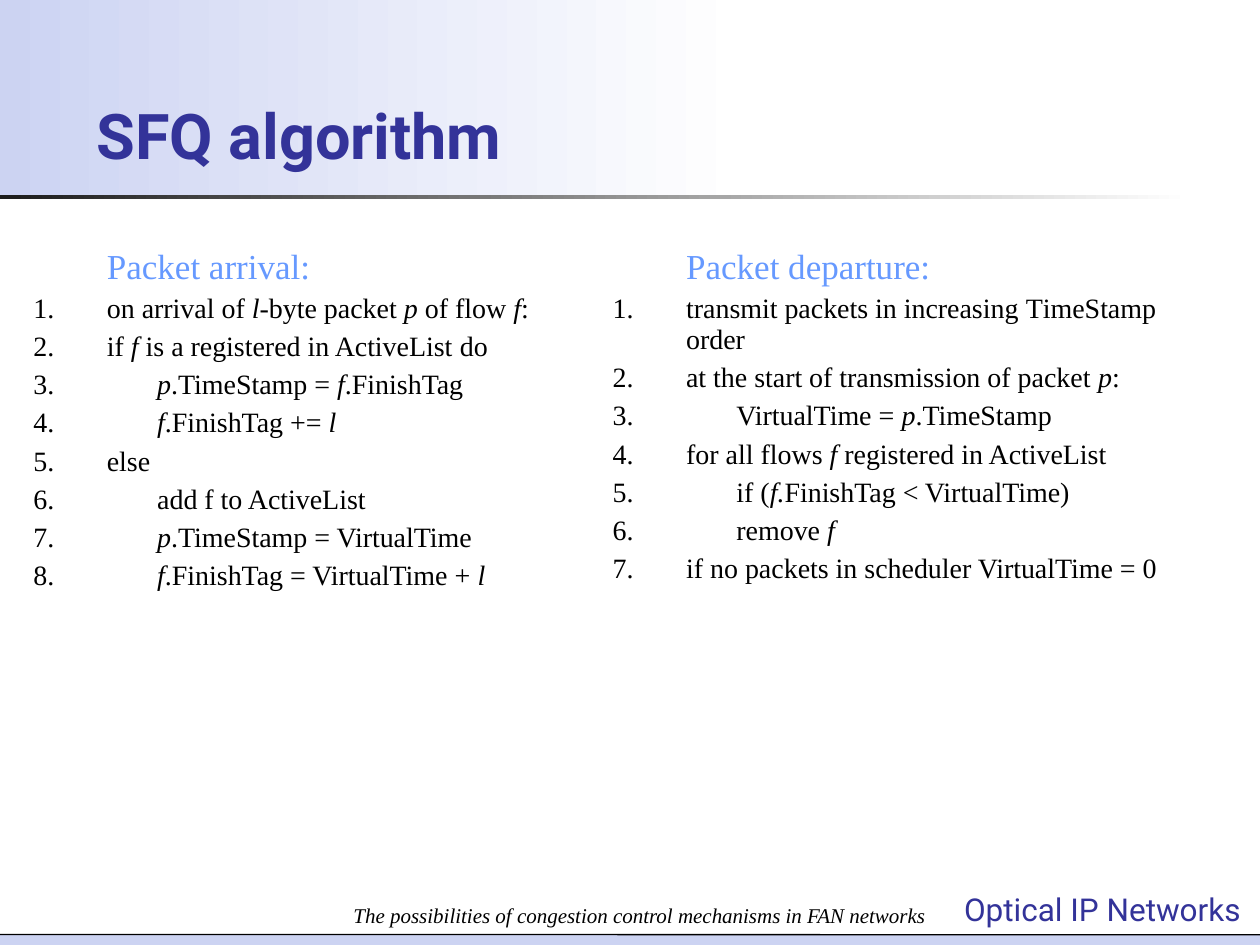
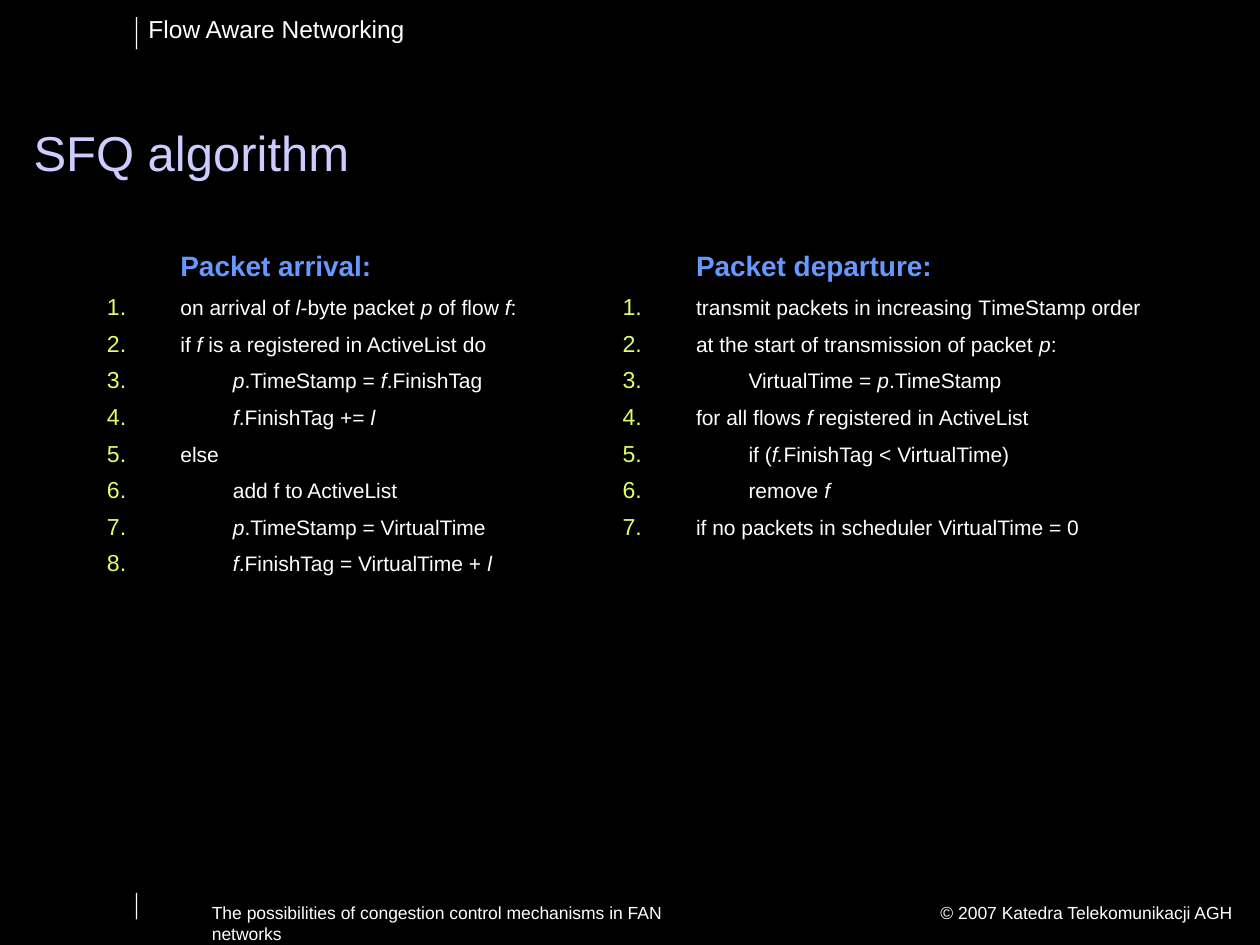
Before and after one commit to jpalider/fansimulator, a slide deck: slide 8 of seminarium/Optical IP Networks - FAN presentation_Dominik.ppt (slide 6 before the commit). Drawn at 1260x945 pixels with LibreOffice and Linux fonts; fonts in the diff are those of the drawing; background and template pictures are left out. Boxes give left, top, right and bottom in pixels: in the first picture for what was removed or moved away, otherwise in the second. Text is boxed around its words. In the diff, an @@ line names an element or a change of style, - is before the commit and + after.

```diff
--- a/seminarium/Optical IP Networks - FAN presentation_Dominik.ppt
+++ b/seminarium/Optical IP Networks - FAN presentation_Dominik.ppt
@@ background #FFFFFF to #000000 @@
@@ rectangle removed at (0, 0, 746, 199) @@
@@ line added from (136, 18) to (136, 49), #FFFFFF 0.74 pt @@
@@ text added at (148, 20, 405, 43), 14 pt, text #FFFFFF @@
+Flow Aware Networking
@@ title "SFQ algorithm": place and size @@
-title "SFQ algorithm" at (96, 111, 502, 172)
+title "SFQ algorithm" at (34, 135, 349, 181)
@@ title "SFQ algorithm" at (34, 135, 349, 181): size 36 to 28 pt, font Roboto to Arial, text colour #333399 to #CCCCFF, bold off; line spacing 1.01 to 0.9 @@
@@ rectangle removed at (0, 195, 1191, 200) @@
@@ table at (94, 244, 1166, 782) @@
@@ size 20 to 16 pt, bold on in "Packet arrival:", "Packet departure:" @@
@@ font Times New Roman to Arial, size 16 to 12 pt, text colour #000000 to #FFFFFF @@
@@ more space between paragraphs @@
@@ bullet colour #000000 to #DFFF66 @@
@@ table: place and size @@
-table at (21, 242, 1235, 845)
+table at (94, 244, 1166, 782)
@@ line added from (136, 893) to (136, 920), #FFFFFF 0.74 pt @@
@@ text "The possibilities of congestion control ...": place and size @@
-text "The possibilities of congestion control ..." at (353, 908, 925, 928)
+text "The possibilities of congestion control ..." at (212, 906, 662, 940)
@@ text "The possibilities of congestion control ..." at (212, 906, 662, 940): size 12 to 10 pt, font Times New Roman to Arial, text colour #000000 to #FFFFFF, italic off; alignment centre to left; vertical alignment bottom to top @@
@@ text removed at (964, 897, 1241, 928) @@
-Optical IP Networks
@@ text added at (958, 906, 1232, 923), 10 pt, text #FFFFFF @@
+© 2007 Katedra Telekomunikacji AGH
@@ rectangle removed at (0, 935, 1260, 945) @@
@@ line removed from (0, 935) to (1260, 935) @@
```
Also in this commit, not shown: 10 other slides changed, 6 slides added.
